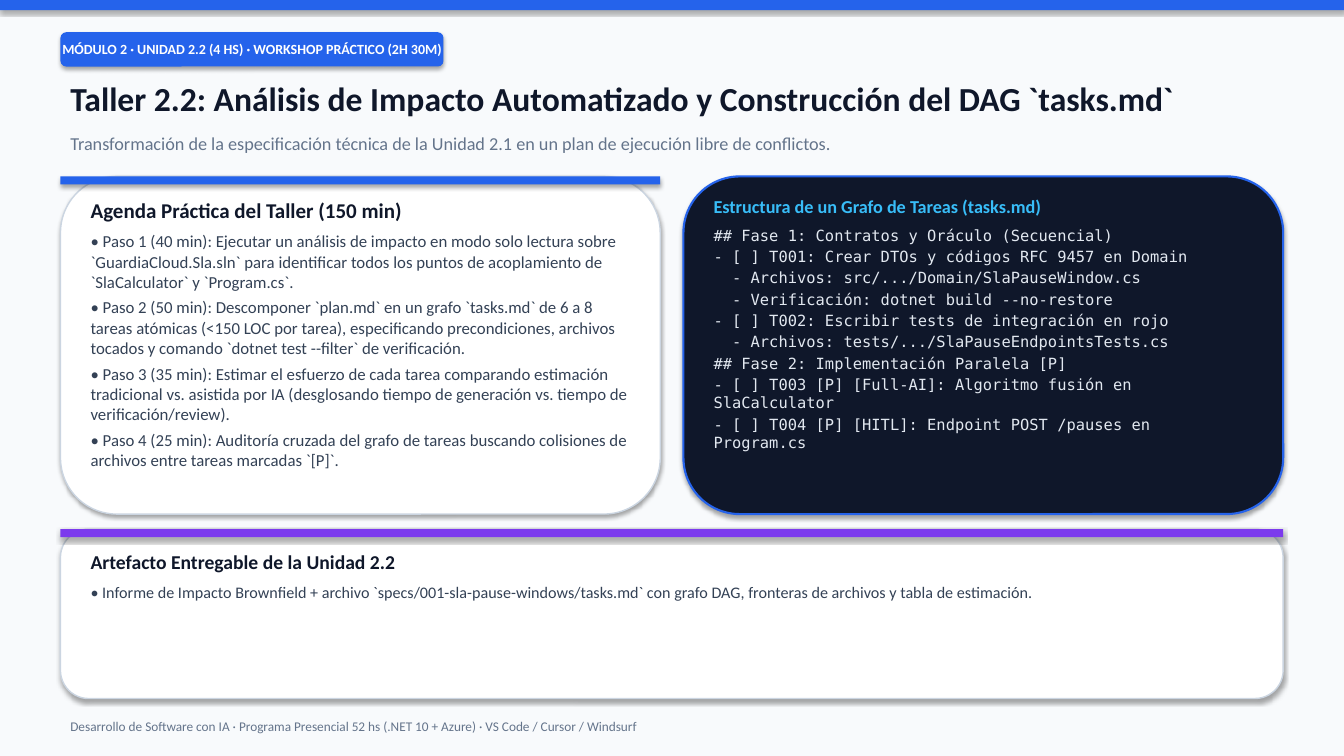
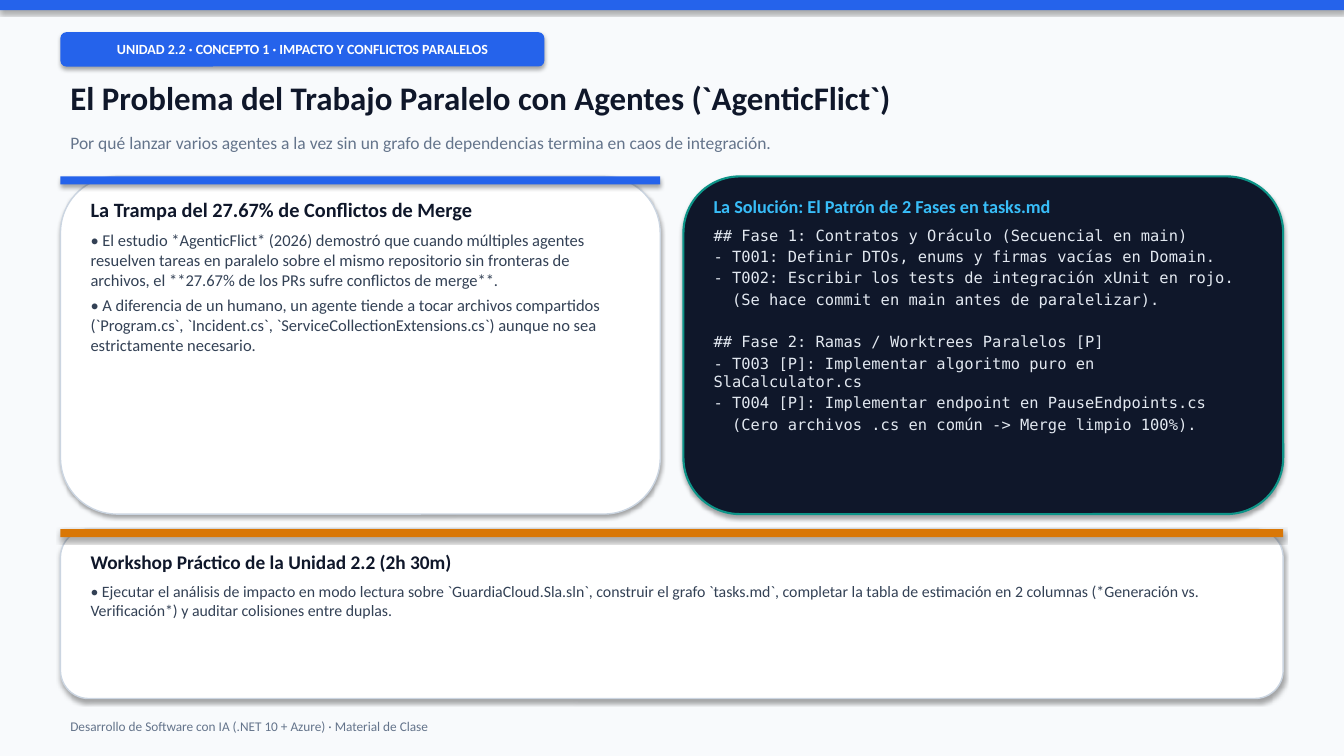
Before and after one commit to fabzter/curso_ai, a slide deck: slide 29 of curriculum/2026-11-03_curso-completo-desarrollo-sw-con-ia.pptx (slide 19 before the commit). Drawn at 1344x756 pixels with LibreOffice and Linux fonts; fonts in the diff are those of the drawing. Boxes give left, top, right and bottom in pixels: in the first picture for what was removed or moved away, otherwise in the second. Text is boxed around its words. In the diff, an @@ line names an element or a change of style, - is before the commit and + after.

```diff
--- a/curriculum/2026-11-03_curso-completo-desarrollo-sw-con-ia.pptx
+++ b/curriculum/2026-11-03_curso-completo-desarrollo-sw-con-ia.pptx
@@ rounded rectangle "UNIDAD 2.2 · CONCEPTO 1 ...": place and size @@
-rounded rectangle "UNIDAD 2.2 · CONCEPTO 1 ..." at [60,32,444,67]
+rounded rectangle "UNIDAD 2.2 · CONCEPTO 1 ..." at [60,32,544,67]
@@ text in rounded rectangle at [117,45,488,54]: text changed @@
-MÓDULO 2 · UNIDAD 2.2 (4 HS) · WORKSHOP PRÁCTICO (2H 30M)
+UNIDAD 2.2 · CONCEPTO 1 · IMPACTO Y CONFLICTOS PARALELOS
@@ text at [70,86,891,116]: text changed; size 24 to 23.5 pt @@
-Taller 2.2: Análisis de Impacto Automatizado y Construcción del DAG `tasks.md`
+El Problema del Trabajo Paralelo con Agentes (`AgenticFlict`)
@@ text at [70,137,771,152]: text changed; size 13 to 12.5 pt @@
-Transformación de la especificación técnica de la Unidad 2.1 en un plan de ejecución libre de conflictos.
+Por qué lanzar varios agentes a la vez sin un grafo de dependencias termina en caos de integración.
@@ rounded rectangle at [684,176,1284,514]: outline #2563EB 1.5 pt to #0D9488 1.5 pt @@
@@ text at [91,202,600,351]: text changed; size 12 to 11.8 pt @@
-Agenda Práctica del Taller (150 min)
-• Paso 1 (40 min): Ejecutar un análisis de impacto en modo solo lectura sobre `GuardiaCloud.Sla.sln` para identificar todos los puntos de acoplamiento de `SlaCalculator` y `Program.cs`.
-• Paso 2 (50 min): Descomponer `plan.md` en un grafo `tasks.md` de 6 a 8 tareas atómicas (<150 LOC por tarea), especificando precondiciones, archivos tocados y comando `dotnet test --filter` de verificación.
-• Paso 3 (35 min): Estimar el esfuerzo de cada tarea comparando estimación tradicional vs. asistida por IA (desglosando tiempo de generación vs. tiempo de verificación/review).
-• Paso 4 (25 min): Auditoría cruzada del grafo de tareas buscando colisiones de archivos entre tareas marcadas `[P]`.
+La Trampa del 27.67% de Conflictos de Merge
+• El estudio *AgenticFlict* (2026) demostró que cuando múltiples agentes resuelven tareas en paralelo sobre el mismo repositorio sin fronteras de archivos, el **27.67% de los PRs sufre conflictos de merge**.
+• A diferencia de un humano, un agente tiende a tocar archivos compartidos (`Program.cs`, `Incident.cs`, `ServiceCollectionExtensions.cs`) aunque no sea estrictamente necesario.
@@ text at [714,200,1233,434]: text changed @@
-Estructura de un Grafo de Tareas (tasks.md)
-## Fase 1: Contratos y Oráculo (Secuencial)
-- [ ] T001: Crear DTOs y códigos RFC 9457 en Domain
-- Archivos: src/.../Domain/SlaPauseWindow.cs
-- Verificación: dotnet build --no-restore
-- [ ] T002: Escribir tests de integración en rojo
-- Archivos: tests/.../SlaPauseEndpointsTests.cs
-## Fase 2: Implementación Paralela [P]
-- [ ] T003 [P] [Full-AI]: Algoritmo fusión en SlaCalculator
-- [ ] T004 [P] [HITL]: Endpoint POST /pauses en Program.cs
+La Solución: El Patrón de 2 Fases en tasks.md
+## Fase 1: Contratos y Oráculo (Secuencial en main)
+- T001: Definir DTOs, enums y firmas vacías en Domain.
+- T002: Escribir los tests de integración xUnit en rojo.
+(Se hace commit en main antes de paralelizar).
+## Fase 2: Ramas / Worktrees Paralelos [P]
+- T003 [P]: Implementar algoritmo puro en SlaCalculator.cs
+- T004 [P]: Implementar endpoint en PauseEndpoints.cs
+(Cero archivos .cs en común -> Merge limpio 100%).
@@ rectangle at [60,529,1284,537]: fill #7C3AED to #D97706 @@
@@ text at [91,555,1199,619]: text changed; size 11.5 to 11.3 pt @@
-Artefacto Entregable de la Unidad 2.2
-• Informe de Impacto Brownfield + archivo `specs/001-sla-pause-windows/tasks.md` con grafo DAG, fronteras de archivos y tabla de estimación.
+Workshop Práctico de la Unidad 2.2 (2h 30m)
+• Ejecutar el análisis de impacto en modo lectura sobre `GuardiaCloud.Sla.sln`, construir el grafo `tasks.md`, completar la tabla de estimación en 2 columnas (*Generación vs. Verificación*) y auditar colisiones entre duplas.
@@ text at [70,721,428,733]: text changed @@
-Desarrollo de Software con IA · Programa Presencial 52 hs (.NET 10 + Azure) · VS Code / Cursor / Windsurf
+Desarrollo de Software con IA (.NET 10 + Azure) · Material de Clase
```
Also in this commit, not shown: 14 other slides changed, 21 slides added, 14 slides removed, 33 other files.
